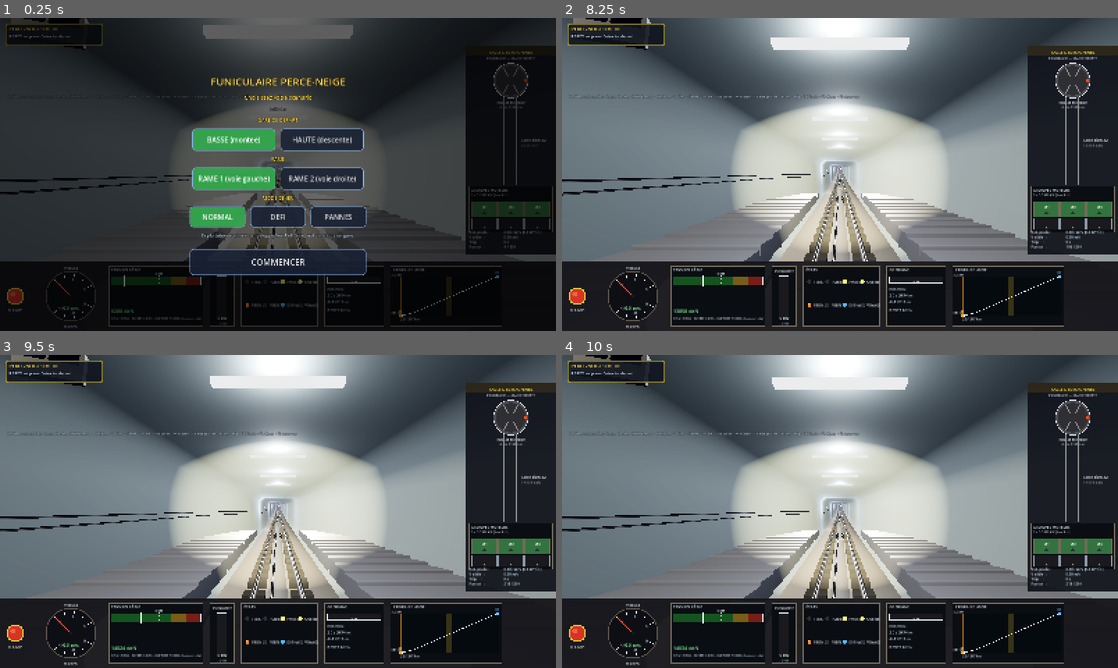
Above: before the commit, frames 1-4 (two rows, left to right).
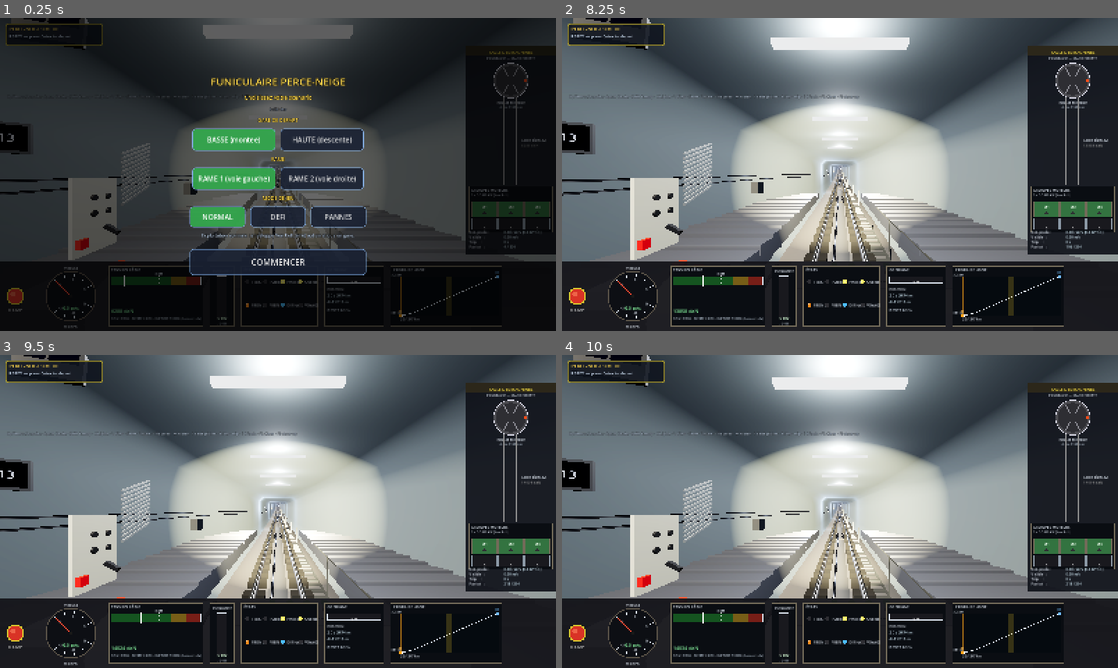
Above: after the commit, the same moments.

Repository: ARP273-ROSE/perce-neige-sim
Game: Godot game, scene res://scenes/main.tscn
Same seed, same stepped clock (60 frames per second), same inputs: the game is played once before the commit and once after it. Sound files missing from this copy of the repository are replaced by a short silence.
Inputs (mouse positions are in pixels of both pictures, inside the frame that each line leads up to):
- Up to frame 1 (0.25 s): no input
- Up to frame 2 (8.25 s): click "NORMAL" at 0.5 s; click "NORMAL" at 1.25 s; click "BASSE (montee)" at 2 s; click "HAUTE (descente)" at 2.75 s; click "RAME 1 (voie gauche)" at 3.5 s; click "RAME 2 (voie droite)" at 4.25 s; click "DEFI" at 5 s; click "NORMAL" at 5.75 s; click "PANNES" at 6.5 s; click "NORMAL" at 7.25 s; click "COMMENCER" at 8 s
- Up to frame 3 (9.5 s): tap Enter (ready_depart) at 8.75 s; move the mouse to (400, 495) at 8.77 s; hold Up (speed_up) from 8.78 s (still down); tap Shift (emergency) at 8.85 s; click (400, 495) at 8.92 s
- Up to frame 4 (10 s): release Up (speed_up) at 9.5 s; tap Enter (ready_depart) at 9.5 s; drag from (728, 527) to (812, 574) at 9.52 s

The runs differ from the first frame. In frame 1, 2.8% of the frame differs, in the area x 0-61%, y 33-78%; in frame 2, 3.6%, in the area x 0-67%, y 32-78%; in frame 3, 3.6%; in frame 4, 3.6%.

Commit message:
Portes qui coulissent, escalier du tunnel, poste de conduite enrichi
Portes coulissantes animees : chaque vantail est une piece separee
(cerceau sous 54 degres depuis le sommet, hublot compris) qui se deboite
de 8 cm puis glisse de 1,20 m vers l'arriere en 2,5 s, cote quai
seulement, a l'ouverture comme a la fermeture. Portes placees hors des
echancrures de bogie (W W D W W D W D W W, bogies a 2 m des extremites).
Premier cerceau jaune avec son hublot (photo 095438).

Tunnel, d'apres la video cabine 20260426_094202 : escalier metallique de
service a droite en montant (marches horizontales tous les 0,45 m, deux
limons, potelets tous les 3 m et cable main-courante) et boitiers gris
sur le mur gauche, cote des gros cables. Tout en MultiMesh.

Poste, d'apres les photos 095119 / 094402 / 094413 : deux coups-de-poing
rouges a gauche de l'ecran, combine a l'extremite gauche, etiquettes des
groupes, pastille rouge a droite du tube, tablette-horloge vivante sur
le montant gauche, panneau lateral a quatre boutons avec levier et
boitier rouge, grille de ventilation a lamelles.

Diff:
--- a/godot_project/scripts/cabin.gd
+++ b/godot_project/scripts/cabin.gd
@@ -32,6 +32,10 @@
 var _car_roots: Array = []
 var _interior_cars: Array = []
 var _wheels: Array = []              # pivots de roues, tournés à v/R
+var _doors: Array = []               # vantaux coulissants {node, side, base}
+var _door_frac: float = 0.0          # 0 fermé → 1 ouvert (côté quai)
+var _clock_label: Label3D = null     # tablette-horloge du montant gauche
+var _clock_next: float = 0.0
 
 # Passagers — références pour animer les têtes selon l'accel/courbure
 var _passenger_heads: Array = []   # Array[MeshInstance3D]
@@ -117,6 +121,9 @@
 	_body_mats = built["mats"]
 	_car_roots = built["car_roots"]
 	_wheels = built["wheels"]
+	_doors = built["doors"]
+	for d in _doors:
+		d["base"] = (d["node"] as Node3D).position
 	# Le ghost (rame 2) roule vers nous : ses feux arrière rouges allumés
 	# côté « avant » de sa rame vue de notre sens n'ont pas de sens ; on
 	# allume ses feux d'extrémité en blanc (elle vient en face).
@@ -179,6 +186,7 @@
 		_interior_cars.append(n)
 	_build_floor_ceiling()
 	_build_console_pupitre()     # pupitre Von Roll fin (tube horizontal blanc)
+	_build_cockpit_extras()      # coups-de-poing, étiquettes, horloge, panneau latéral
 	_build_cctv_monitor()        # petit moniteur 4 caméras plafond gauche
 	_build_driver_seat()
 	_build_passenger_seats()
@@ -511,6 +519,146 @@
 # photos du vrai cockpit Perce-Neige). Cellules émissives.
 # ---------------------------------------------------------------------------
 
+## Compléments du poste d'après les photos 095119 / 094402 / 094413 :
+## deux coups-de-poing rouges à gauche de l'écran, combiné à l'extrémité
+## gauche, étiquettes des groupes, pastille rouge à droite du tube,
+## tablette-horloge sur le montant gauche, panneau latéral à boutons avec
+## levier et boîtier rouge, grille de ventilation à lamelles.
+func _build_cockpit_extras() -> void:
+	var z_console: float = -train_length * 0.5 + 2.9
+	var y_top: float = 0.52
+	var tilt: float = 0.07
+	var red: StandardMaterial3D = StandardMaterial3D.new()
+	red.albedo_color = Color(0.80, 0.08, 0.06)
+	red.roughness = 0.45
+	var black: StandardMaterial3D = StandardMaterial3D.new()
+	black.albedo_color = Color(0.08, 0.08, 0.09)
+	black.roughness = 0.6
+	var grey: StandardMaterial3D = StandardMaterial3D.new()
+	grey.albedo_color = Color(0.62, 0.62, 0.60)
+	grey.roughness = 0.6
+	var beige: StandardMaterial3D = StandardMaterial3D.new()
+	beige.albedo_color = Color(0.72, 0.70, 0.62)
+	beige.roughness = 0.7
+	var slat: StandardMaterial3D = StandardMaterial3D.new()
+	slat.albedo_color = Color(0.55, 0.56, 0.55)
+	slat.roughness = 0.5
+	slat.metallic = 0.3
+	var screen_dark: StandardMaterial3D = StandardMaterial3D.new()
+	screen_dark.albedo_color = Color(0.06, 0.07, 0.10)
+	screen_dark.emission_enabled = true
+	screen_dark.emission = Color(0.10, 0.12, 0.18)
+	screen_dark.emission_energy_multiplier = 0.5
+	screen_dark.shading_mode = BaseMaterial3D.SHADING_MODE_UNSHADED
+
+	# coups-de-poing rouges (arrêt d'urgence), à gauche de l'écran
+	for k in range(2):
+		var x: float = -0.53 + float(k) * 0.075
+		var ring: MeshInstance3D = _cyl(black, 0.026, 0.010, Vector3(x, y_top + 0.012, z_console - 0.01 + float(k) * 0.03))
+		interior_root.add_child(ring)
+		var cap: MeshInstance3D = _cyl(red, 0.021, 0.022, Vector3(x, y_top + 0.028, z_console - 0.01 + float(k) * 0.03))
+		interior_root.add_child(cap)
+	# combiné / boîtier à l'extrémité gauche du tube
+	var phone: MeshInstance3D = MeshInstance3D.new()
+	var pm: BoxMesh = BoxMesh.new()
+	pm.size = Vector3(0.10, 0.05, 0.09)
+	pm.material = grey
+	phone.mesh = pm
+	phone.position = Vector3(-0.66, y_top - 0.02, z_console + 0.06)
+	interior_root.add_child(phone)
+	# pastille rouge à l'extrémité droite du tube (face avant)
+	var dot: MeshInstance3D = _cyl(red, 0.035, 0.006, Vector3(0.50, y_top - 0.08, z_console - 0.088))
+	dot.rotation = Vector3(PI * 0.5, 0.0, 0.0)
+	interior_root.add_child(dot)
+	# étiquettes des groupes, à plat sur la plaque inclinée
+	for lab in [["PORTES 1 à 6", 0.03, -0.075], ["PORTES 7 à 12", 0.17, -0.075],
+			["ÉCLAIRAGE", 0.14, 0.055], ["CABINE", 0.02, 0.055]]:
+		var l: Label3D = Label3D.new()
+		l.text = lab[0]
+		l.font_size = 28
+		l.pixel_size = 0.00045
+		l.modulate = Color(0.12, 0.12, 0.14)
+		l.position = Vector3(lab[1], y_top + 0.009, z_console + lab[2])
+		l.rotation = Vector3(-PI * 0.5 + tilt, 0.0, 0.0)
+		interior_root.add_child(l)
+	# tablette-horloge sur le montant gauche, tournée vers le conducteur
+	var tab: MeshInstance3D = MeshInstance3D.new()
+	var tm: BoxMesh = BoxMesh.new()
+	tm.size = Vector3(0.17, 0.11, 0.014)
+	tm.material = black
+	tab.mesh = tm
+	tab.position = Vector3(-0.98, 0.98, z_console - 0.05)
+	tab.rotation = Vector3(0.0, 0.55, 0.0)
+	interior_root.add_child(tab)
+	var scr: MeshInstance3D = MeshInstance3D.new()
+	var sm: BoxMesh = BoxMesh.new()
+	sm.size = Vector3(0.15, 0.09, 0.004)
+	sm.material = screen_dark
+	scr.mesh = sm
+	scr.position = Vector3(0.0, 0.0, 0.009)
+	tab.add_child(scr)
+	_clock_label = Label3D.new()
+	_clock_label.text = "--:--"
+	_clock_label.font_size = 40
+	_clock_label.pixel_size = 0.0009
+	_clock_label.modulate = Color(0.85, 0.88, 0.95)
+	_clock_label.position = Vector3(0.0, 0.0, 0.013)
+	tab.add_child(_clock_label)
+	# panneau latéral gauche : plaque beige, 4 boutons ronds, levier, boîtier rouge
+	var panel: MeshInstance3D = MeshInstance3D.new()
+	var pnm: BoxMesh = BoxMesh.new()
+	pnm.size = Vector3(0.02, 0.42, 0.30)
+	pnm.material = beige
+	panel.mesh = pnm
+	panel.position = Vector3(-1.06, 0.62, z_console - 0.55)
+	interior_root.add_child(panel)
+	for r in range(2):
+		for k in range(2):
+			var b: MeshInstance3D = _cyl(black, 0.017, 0.014,
+				Vector3(-1.04, 0.72 - float(r) * 0.09, z_console - 0.62 + float(k) * 0.10))
+			b.rotation = Vector3(0.0, 0.0, PI * 0.5)
+			interior_root.add_child(b)
+	var lever: MeshInstance3D = MeshInstance3D.new()
+	var lvm: BoxMesh = BoxMesh.new()
+	lvm.size = Vector3(0.09, 0.025, 0.025)
+	lvm.material = black
+	lever.mesh = lvm
+	lever.position = Vector3(-1.00, 0.52, z_console - 0.60)
+	lever.rotation = Vector3(0.0, 0.0, -0.5)
+	interior_root.add_child(lever)
+	var rbox: MeshInstance3D = MeshInstance3D.new()
+	var rbm: BoxMesh = BoxMesh.new()
+	rbm.size = Vector3(0.03, 0.05, 0.05)
+	rbm.material = red
+	rbox.mesh = rbm
+	rbox.position = Vector3(-1.04, 0.48, z_console - 0.44)
+	interior_root.add_child(rbox)
+	# grille de ventilation à lamelles horizontales, plus haut sur le montant
+	for k in range(12):
+		var sl: MeshInstance3D = MeshInstance3D.new()
+		var slm: BoxMesh = BoxMesh.new()
+		slm.size = Vector3(0.012, 0.014, 0.34)
+		slm.material = slat
+		sl.mesh = slm
+		sl.position = Vector3(-1.08, 0.70 + float(k) * 0.032, z_console - 0.95)
+		sl.rotation = Vector3(0.35, 0.0, 0.0)
+		interior_root.add_child(sl)
+
+
+func _cyl(mat: StandardMaterial3D, r: float, h: float, pos: Vector3) -> MeshInstance3D:
+	var mi: MeshInstance3D = MeshInstance3D.new()
+	var cm: CylinderMesh = CylinderMesh.new()
+	cm.top_radius = r
+	cm.bottom_radius = r
+	cm.height = h
+	cm.radial_segments = 16
+	cm.material = mat
+	mi.mesh = cm
+	mi.cast_shadow = GeometryInstance3D.SHADOW_CASTING_SETTING_OFF
+	mi.position = pos
+	return mi
+
+
 func _build_cctv_monitor() -> void:
 	# Petit moniteur discret au plafond avant gauche, taille 24×15 cm
 	# (vs 32×22 cm précédemment qui prenait trop de place visuelle).
@@ -890,6 +1038,33 @@
 		var d_ang: float = -v_fwd * _delta / TrainBodyBuilder.WHEEL_R
 		for w in _wheels:
 			(w as Node3D).rotate_x(d_ang)
+
+	# Portes coulissantes (2026-09-26) : déboîtement (premier quart) puis
+	# glissement vers l'arrière, côté QUAI seulement. Les quais sont à −X
+	# du repère voie (stations_builder, side −1) : côté local −1 si la
+	# voiture regarde vers +s, +1 sinon. 2,5 s de course.
+	var target: float = 1.0 if physics.doors_open else 0.0
+	_door_frac = move_toward(_door_frac, target, _delta / 2.5)
+	if not _doors.is_empty():
+		var tx: Vector3 = tunnel.transform_at(s_pos).basis.x
+		var quai_side: float = -1.0 if xform.basis.x.dot(tx) > 0.0 else 1.0
+		var plug: float = clampf(_door_frac / 0.25, 0.0, 1.0)
+		var slide: float = clampf((_door_frac - 0.25) / 0.75, 0.0, 1.0)
+		for d in _doors:
+			var node: Node3D = d["node"]
+			var base: Vector3 = d["base"]
+			if d["side"] == quai_side:
+				node.position = base + Vector3(d["side"] * TrainBodyBuilder.DOOR_PLUG * plug,
+					0.0, TrainBodyBuilder.DOOR_SLIDE * slide)
+			else:
+				node.position = base
+
+	# Tablette-horloge du montant gauche : l'heure réelle, comme en cabine
+	if _clock_label != null:
+		_clock_next -= _delta
+		if _clock_next <= 0.0:
+			_clock_next = 1.0
+			_clock_label.text = Time.get_time_string_from_system(false).substr(0, 5)
 
 	# Animation des passagers selon dynamique
 	_animate_passengers(_delta)
--- a/godot_project/scripts/track_builder.gd
+++ b/godot_project/scripts/track_builder.gd
@@ -105,6 +105,7 @@
 	_build_slab()
 	_build_rails()
 	_build_sleepers()
+	_build_walkway()
 	_build_cable_beam()
 	_build_guides()
 	_build_cable()
@@ -583,6 +584,127 @@
 	mmi.multimesh = mm
 	mmi.cast_shadow = GeometryInstance3D.SHADOW_CASTING_SETTING_OFF
 	add_child(mmi)
+
+
+# ---------------------------------------------------------------------------
+# Escalier métallique de service le long de la voie (vidéo cabine du
+# 2026-04-26 : échelle à marches à DROITE en montant, câble main-courante
+# sur potelets ; les gros câbles noirs et les boîtiers sont à gauche).
+# Marches horizontales tous les 0,45 m d'abscisse (à 30 % : 13 cm de
+# dénivelé par marche), deux limons, potelets tous les 3 m + câble.
+# Boîtiers gris sur le mur gauche tous les 24 m. Tout en MultiMesh.
+# ---------------------------------------------------------------------------
+
+@export var walkway_side: float = 1.0        # +1 = droite en montant (vidéo)
+@export var walkway_x: float = 1.02          # décalage latéral du milieu de l'escalier
+@export var walkway_step_s: float = 0.45     # espacement des marches le long de s
+@export var walkway_post_s: float = 3.0      # espacement des potelets
+
+
+func _walkway_frame(s: float) -> Transform3D:
+	# repère de pose : origine sur le bord, X = travers, Y = monde haut
+	var xf: Transform3D = tunnel.transform_at(s)
+	var off: float = _track_center_x(s, walkway_side) if (
+		s >= PNConstants.PASSING_START - 60.0 and s <= PNConstants.PASSING_END + 60.0) else 0.0
+	var origin: Vector3 = xf.origin + xf.basis.x * (off + walkway_side * walkway_x) \
+		+ xf.basis.y * (floor_y_local + slab_thickness + 0.08)
+	var fwd: Vector3 = -xf.basis.z
+	fwd.y = 0.0
+	if fwd.length() < 0.01:
+		fwd = Vector3.FORWARD
+	fwd = fwd.normalized()
+	var right: Vector3 = fwd.cross(Vector3.UP).normalized()
+	return Transform3D(Basis(right, Vector3.UP, -fwd), origin)
+
+
+func _mm_instance(mesh: Mesh, xforms: Array, name: String) -> void:
+	var mm: MultiMesh = MultiMesh.new()
+	mm.transform_format = MultiMesh.TRANSFORM_3D
+	mm.mesh = mesh
+	mm.instance_count = xforms.size()
+	for i in range(xforms.size()):
+		mm.set_instance_transform(i, xforms[i])
+	var mmi: MultiMeshInstance3D = MultiMeshInstance3D.new()
+	mmi.name = name
+	mmi.multimesh = mm
+	mmi.cast_shadow = GeometryInstance3D.SHADOW_CASTING_SETTING_OFF
+	add_child(mmi)
+
+
+func _build_walkway() -> void:
+	var galva: StandardMaterial3D = StandardMaterial3D.new()
+	galva.albedo_color = Color(0.52, 0.53, 0.52)
+	galva.roughness = 0.6
+	galva.metallic = 0.6
+	var tread: BoxMesh = BoxMesh.new()
+	tread.size = Vector3(0.44, 0.035, 0.24)
+	tread.material = galva
+	var stringer: BoxMesh = BoxMesh.new()
+	stringer.size = Vector3(0.03, 0.09, walkway_step_s + 0.02)
+	stringer.material = galva
+	var post: CylinderMesh = CylinderMesh.new()
+	post.top_radius = 0.018
+	post.bottom_radius = 0.018
+	post.height = 1.0
+	post.radial_segments = 8
+	post.material = galva
+	var cable: BoxMesh = BoxMesh.new()
+	cable.size = Vector3(0.014, 0.014, walkway_post_s + 0.05)
+	cable.material = galva
+	var treads: Array = []
+	var stringers: Array = []
+	var posts: Array = []
+	var cables: Array = []
+	var s: float = 0.6
+	while s < PNConstants.LENGTH - 0.6:
+		var fr: Transform3D = _walkway_frame(s)
+		treads.append(fr)
+		# limons alignés sur la pente (repère spline)
+		var xf: Transform3D = tunnel.transform_at(s)
+		var off: float = _track_center_x(s, walkway_side) if (
+			s >= PNConstants.PASSING_START - 60.0 and s <= PNConstants.PASSING_END + 60.0) else 0.0
+		for dx in [-0.24, 0.24]:
+			var st_xf: Transform3D = xf
+			st_xf.origin += xf.basis.x * (off + walkway_side * walkway_x + dx) \
+				+ xf.basis.y * (floor_y_local + slab_thickness + 0.06)
+			stringers.append(st_xf)
+		s += walkway_step_s
+	s = 1.5
+	while s < PNConstants.LENGTH - 1.5:
+		var fr2: Transform3D = _walkway_frame(s)
+		var p: Transform3D = fr2
+		p.origin += Vector3.UP * 0.5 + fr2.basis.x * (walkway_side * 0.24)
+		posts.append(p)
+		var xf2: Transform3D = tunnel.transform_at(s + walkway_post_s * 0.5)
+		var off2: float = _track_center_x(s + walkway_post_s * 0.5, walkway_side) if (
+			s >= PNConstants.PASSING_START - 60.0 and s <= PNConstants.PASSING_END + 60.0) else 0.0
+		var cx: Transform3D = xf2
+		cx.origin += xf2.basis.x * (off2 + walkway_side * (walkway_x + 0.24)) \
+			+ xf2.basis.y * (floor_y_local + slab_thickness + 0.08 + 1.0)
+		cables.append(cx)
+		s += walkway_post_s
+	_mm_instance(tread, treads, "WalkwayTreads")
+	_mm_instance(stringer, stringers, "WalkwayStringers")
+	_mm_instance(post, posts, "WalkwayPosts")
+	_mm_instance(cable, cables, "WalkwayHandCable")
+	# boîtiers sur le mur gauche (côté des câbles), tous les 24 m
+	var boxm: BoxMesh = BoxMesh.new()
+	boxm.size = Vector3(0.12, 0.20, 0.26)
+	var boxmat: StandardMaterial3D = StandardMaterial3D.new()
+	boxmat.albedo_color = Color(0.58, 0.58, 0.56)
+	boxmat.roughness = 0.7
+	boxm.material = boxmat
+	var boxes: Array = []
+	s = 12.0
+	while s < PNConstants.LENGTH - 12.0:
+		var xf3: Transform3D = tunnel.transform_at(s)
+		var off3: float = _track_center_x(s, -walkway_side) if (
+			s >= PNConstants.PASSING_START - 60.0 and s <= PNConstants.PASSING_END + 60.0) else 0.0
+		var bx: Transform3D = xf3
+		bx.origin += xf3.basis.x * (off3 - walkway_side * 1.48) + xf3.basis.y * 0.42
+		boxes.append(bx)
+		s += 24.0
+	_mm_instance(boxm, boxes, "WallBoxes")
 
 
 # ---------------------------------------------------------------------------
--- a/godot_project/scripts/train_body_builder.gd
+++ b/godot_project/scripts/train_body_builder.gd
@@ -33,9 +33,12 @@
 const RIB_H: float = -0.03          # en creux
 const PANEL_L: float = 1.30         # longueur d'un cerceau (hublot ou porte)
 const END_BLANK: float = 0.33       # tôle pleine aux extrémités du tube
-const WELL_TOP: float = -0.60       # échancrures de la jupe au droit des bogies (y local)
-const WELL_HALF: float = 1.40       # demi-longueur d'une échancrure
-const BOGIE_OFFSET: float = 3.0     # bogies à 3 m des extrémités de voiture
+const WELL_TOP: float = -0.85       # échancrures de la jupe au droit des bogies (y local)
+const WELL_HALF: float = 1.05       # demi-longueur d'une échancrure
+const BOGIE_OFFSET: float = 2.0     # bogies à 2 m des extrémités (hors des portes)
+const DOOR_TOP_T: float = 54.0      # haut du vantail coulissant (angle depuis le sommet)
+const DOOR_PLUG: float = 0.08       # déboîtement du vantail (m) avant de glisser
+const DOOR_SLIDE: float = 1.20      # course de glissement (m)
 const WHEEL_R: float = 0.30
 const D_THETA_DEG: float = 2.5      # résolution angulaire du tube (découpes des hublots)
 const CAP_THETA_DEG: float = 2.0    # résolution angulaire de la calotte (découpes)
@@ -177,8 +180,9 @@
 # kind ∈ blank | rib | win | door. Panneaux W D W D W D W entre anneaux.
 static func _columns(z_a: float, z_b: float) -> Array:
 	var cols: Array = []
-	# 10 cerceaux, 3 portes par face (source CFD) : W D W W D W W D W W
-	var kinds: Array = ["win", "door", "win", "win", "door", "win", "win", "door", "win", "win"]
+	# 10 cerceaux, 3 portes par face (source CFD), placées hors des
+	# échancrures de bogie : W W D W W D W D W W
+	var kinds: Array = ["win", "win", "door", "win", "win", "door", "win", "door", "win", "win"]
 	var z: float = z_a
 	cols.append({"z0": z, "z1": z + END_BLANK, "kind": "blank"})
 	z += END_BLANK
@@ -219,8 +223,11 @@
 	return _tube_n(sx * w / R_BODY)
 
 
+## `leaves` reçoit les vantaux coulissants : {mesh, side, z_c} (géométrie
+## en repère voiture, à poser dans un MeshInstance3D animé par cabin.gd).
 static func _build_tube(mesh: ArrayMesh, mats: Dictionary, z_a: float, z_b: float,
-		yellow_a: bool = false, yellow_b: bool = false, wells: Array = []) -> void:
+		yellow_a: bool = false, yellow_b: bool = false, wells: Array = [],
+		leaves: Array = []) -> void:
 	var th_cut: float = _theta_cut()
 	var n_th: int = int(ceil(2.0 * rad_to_deg(th_cut) / D_THETA_DEG))
 	var d_th: float = 2.0 * th_cut / float(n_th)
@@ -244,9 +251,22 @@
 		var plen: float = z1c - z0c
 		var glazed: bool = kind == "win" or kind == "door"
 		var hole: PackedVector2Array = _window_outline(plen, kind) if glazed else PackedVector2Array()
-		# le jaune de la calotte déborde sur la tôle pleine d'extrémité
-		# (photos : tout le premier tronçon, portes de secours comprises)
-		var yellow_col: bool = kind == "blank" and ((ci == 0 and yellow_a) or (ci == cols.size() - 1 and yellow_b))
+		# le jaune de la calotte déborde sur la tôle d'extrémité ET le premier
+		# cerceau, hublot compris (photo 095438)
+		var yellow_col: bool = ((ci <= 2 and yellow_a) or (ci >= cols.size() - 3 and yellow_b)) \
+			and kind != "rib"
+		# vantail coulissant : cellules sous DOOR_TOP_T, par côté, dans leurs
+		# propres surfaces (le haut du cerceau reste solidaire de la caisse)
+		var leaf_st: Dictionary = {}
+		if kind == "door":
+			for sx in [-1.0, 1.0]:
+				var stb: SurfaceTool = SurfaceTool.new()
+				var stg: SurfaceTool = SurfaceTool.new()
+				var str_: SurfaceTool = SurfaceTool.new()
+				stb.begin(Mesh.PRIMITIVE_TRIANGLES)
+				stg.begin(Mesh.PRIMITIVE_TRIANGLES)
+				str_.begin(Mesh.PRIMITIVE_TRIANGLES)
+				leaf_st[sx] = {"body": stb, "glass": stg, "rubber": str_}
 		var r: float = R_BODY + (RIB_H if kind == "rib" else 0.0)
 		var n_sub: int = int(ceil(plen / COL_L)) if glazed else 1
 		var dz: float = plen / float(n_sub)
@@ -274,20 +294,32 @@
 						continue
 				var st: SurfaceTool = st_rib if kind == "rib" else (
 					st_door if kind == "door" else (st_yellow if yellow_col else st_body))
+				if kind == "door" and absf(tm) >= deg_to_rad(DOOR_TOP_T):
+					st = leaf_st[signf(tm)]["body"]
 				# quad : (t0,z1) (t1,z1) (t1,z0) (t0,z0) → face vers l'extérieur
 				_quad(st, _tube_pt(t0, r, z1), _tube_pt(t1, r, z1),
 					_tube_pt(t1, r, z0), _tube_pt(t0, r, z0),
 					_tube_n(t0), _tube_n(t1), _tube_n(t1), _tube_n(t0))
-		# hublot : joint + vitre, de chaque côté
+		# hublot : joint + vitre, de chaque côté (dans le vantail pour une porte)
 		if glazed:
 			for sx in [-1.0, 1.0]:
 				var pt_fn: Callable = func(u: float, w: float, lift: float) -> Vector3:
 					return _tube_uw_pt(u, w, z0c, sx, lift)
 				var n_fn: Callable = func(_u: float, w: float) -> Vector3:
 					return _tube_uw_n(w, sx)
-				_emit_band(st_rubber, _offset_outline(hole, -TUBE_GASKET_IN),
+				var st_r_: SurfaceTool = leaf_st[sx]["rubber"] if kind == "door" else st_rubber
+				var st_g_: SurfaceTool = leaf_st[sx]["glass"] if kind == "door" else st_glass
+				_emit_band(st_r_, _offset_outline(hole, -TUBE_GASKET_IN),
 					_offset_outline(hole, TUBE_GASKET_OUT), pt_fn, n_fn, 0.010)
-				_emit_pane(st_glass, _offset_outline(hole, -GLASS_INSET), pt_fn, n_fn, 0.016)
+				_emit_pane(st_g_, _offset_outline(hole, -GLASS_INSET), pt_fn, n_fn, 0.016)
+		if kind == "door":
+			for sx in [-1.0, 1.0]:
+				var lm: ArrayMesh = ArrayMesh.new()
+				var d: Dictionary = leaf_st[sx]
+				(d["body"] as SurfaceTool).set_material(mats["door"]); (d["body"] as SurfaceTool).commit(lm)
+				(d["rubber"] as SurfaceTool).set_material(mats["rubber"]); (d["rubber"] as SurfaceTool).commit(lm)
+				(d["glass"] as SurfaceTool).set_material(mats["glass"]); (d["glass"] as SurfaceTool).commit(lm)
+				leaves.append({"mesh": lm, "side": sx, "z_c": z0c + plen * 0.5})
 	# Fond plat (châssis) entre les échancrures, et plafond des échancrures
 	var xw: float = R_BODY * sin(th_cut)
 	var cuts: Array = [z_a]
@@ -726,6 +758,7 @@
 	var rear_lamps: Array = []
 	var wheels: Array = []
 	var car_roots: Array = []
+	var doors: Array = []
 	for i in range(car_count):
 		var z_c: float = (float(i) - (car_count - 1) * 0.5) * car_len
 		var car_root: Node3D = Node3D.new()
@@ -743,7 +776,14 @@
 		var z_b: float = z_rear_end - (CAP_LEN if is_last else GAP * 0.5)
 		var wells: Array = [z_front_end + BOGIE_OFFSET, z_rear_end - BOGIE_OFFSET]
 		var mesh: ArrayMesh = ArrayMesh.new()
-		_build_tube(mesh, mats, z_a, z_b, is_first, is_last, wells)
+		var leaves: Array = []
+		_build_tube(mesh, mats, z_a, z_b, is_first, is_last, wells, leaves)
+		for lf in leaves:
+			var dm: MeshInstance3D = MeshInstance3D.new()
+			dm.name = "Vantail%s" % ("G" if lf["side"] < 0.0 else "D")
+			dm.mesh = lf["mesh"]
+			car_root.add_child(dm)
+			doors.append({"node": dm, "side": lf["side"]})
 		if is_first:
 			_build_cap(mesh, mats, z_a, -1.0, backboard)
 		else:
@@ -784,5 +824,5 @@
 			bellows.mesh = bm
 			bellows.name = "Soufflet"
 			car_root.add_child(bellows)
-	return {"car_roots": car_roots, "wheels": wheels,
+	return {"car_roots": car_roots, "wheels": wheels, "doors": doors,
 		"front_lamps": front_lamps, "rear_lamps": rear_lamps, "mats": mats}
Not shown, changed: README.md
Not shown, changed: VERSION
Not shown, changed: audit_physique/rame_face.png
Not shown, changed: audit_physique/rame_rendu.png
